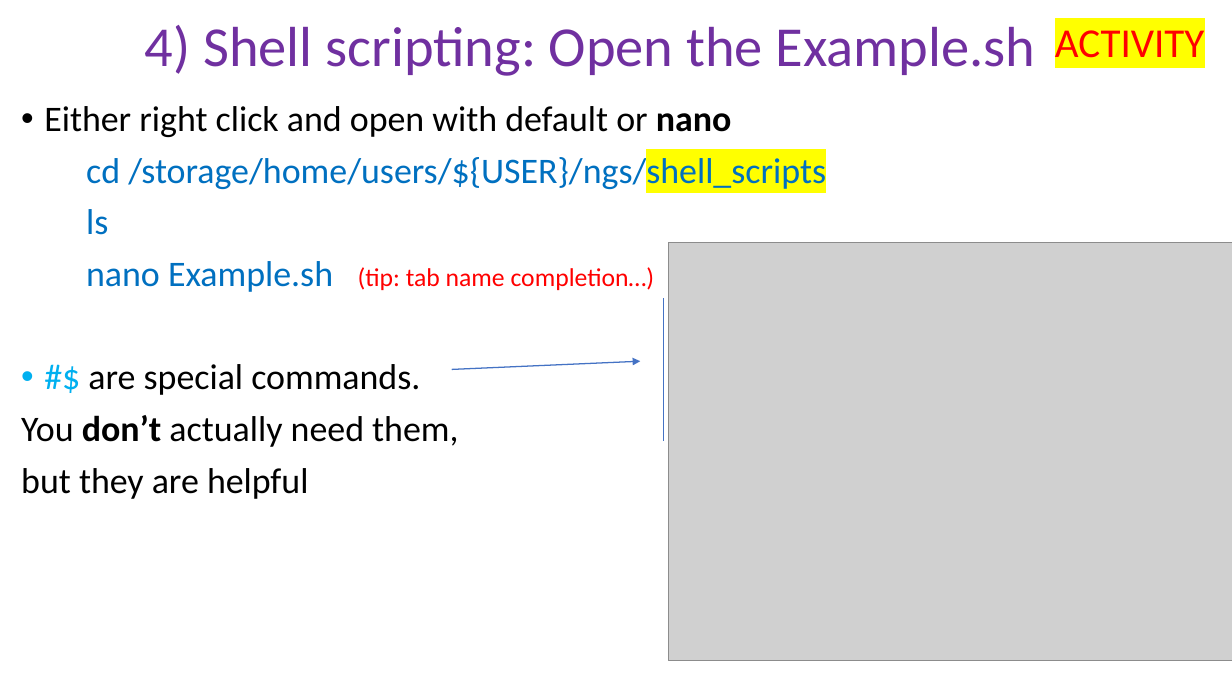
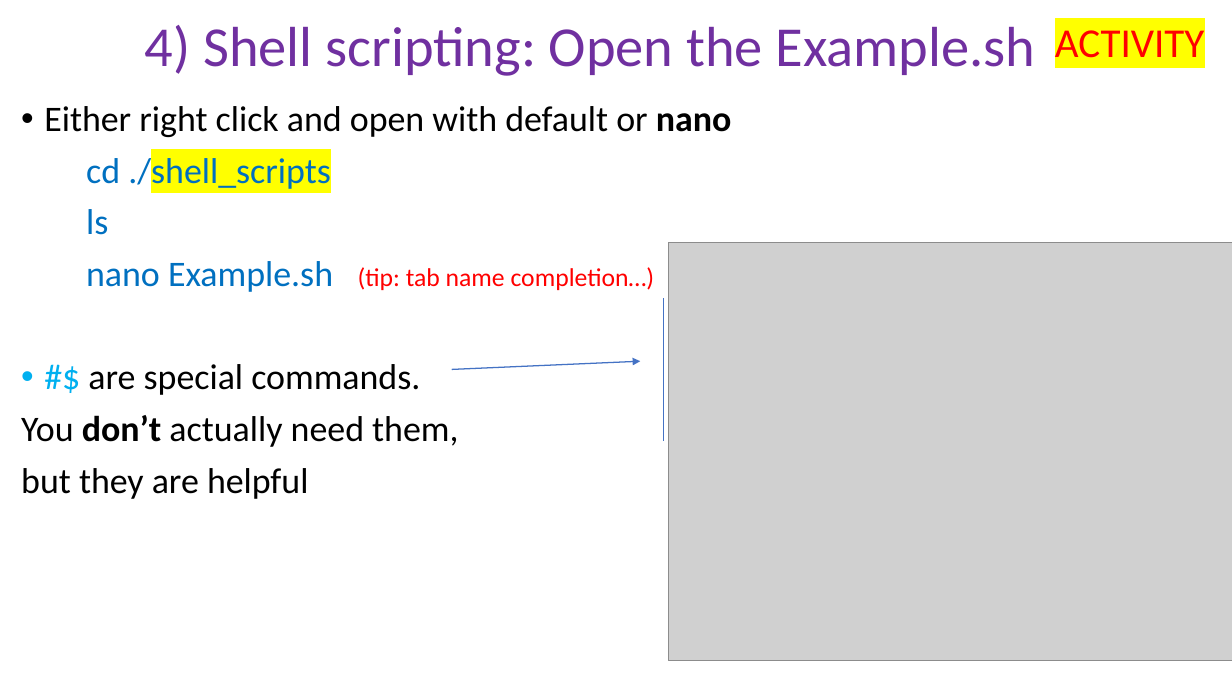
Before and after one commit to peterthorpe5/genome_assembly_workshop, a slide deck: slide 3 of powerpoint/4_Shell_scripting.pptx. Drawn at 1232x693 pixels with LibreOffice and Linux fonts; fonts in the diff are those of the drawing; grey boxes stand for pictures. Boxes give left, top, right and bottom in pixels: in the first picture for what was removed or moved away, otherwise in the second. Text is boxed around its words. In the diff, an @@ line names an element or a change of style, - is before the commit and + after.

```diff
--- a/powerpoint/4_Shell_scripting.pptx
+++ b/powerpoint/4_Shell_scripting.pptx
@@ text at <box>86,153,331,192</box>: text changed @@
-cd /storage/home/users/${USER}/ngs/shell_scripts
+cd ./shell_scripts
```
Also in this commit, not shown: 1 other slide changed, 18 other files.
